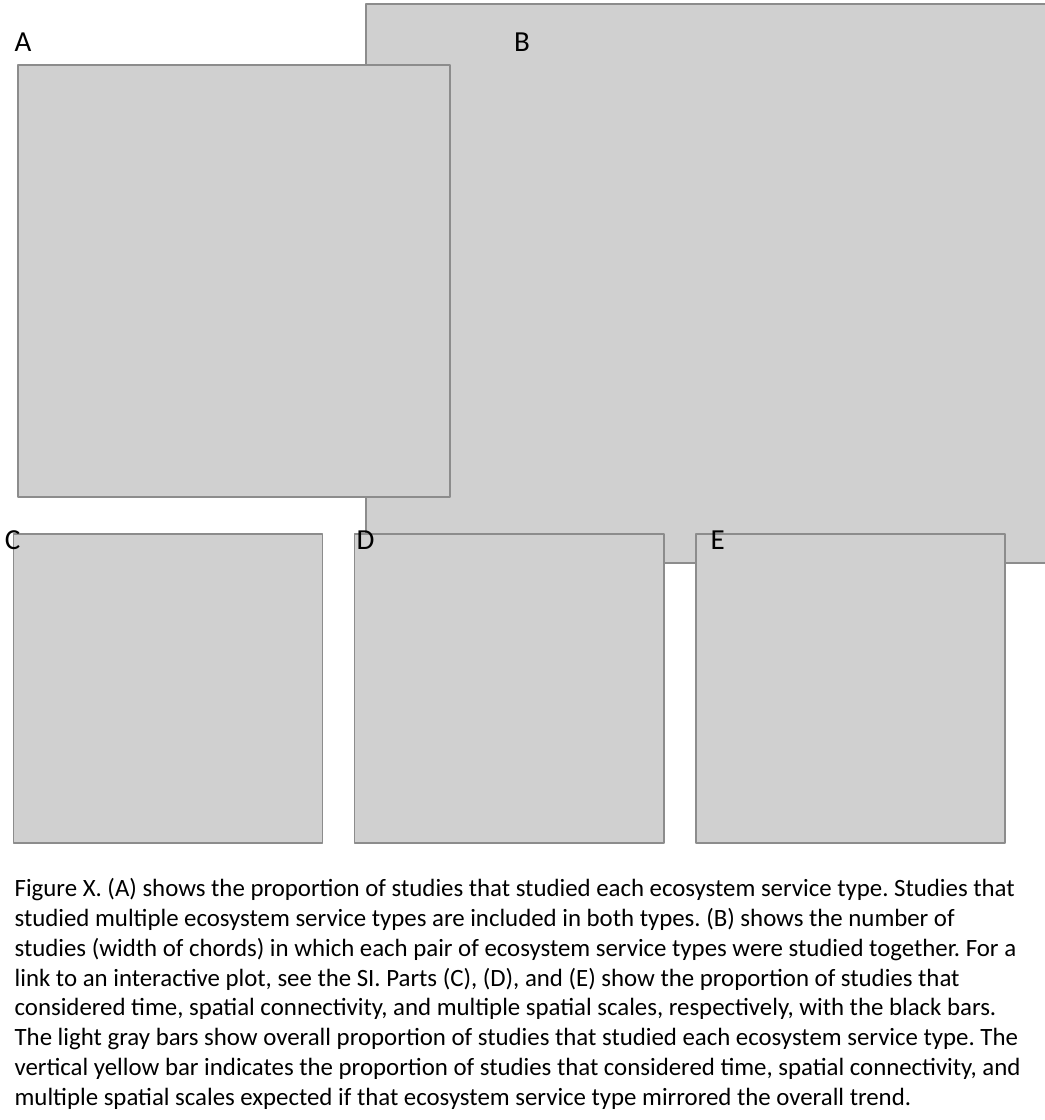
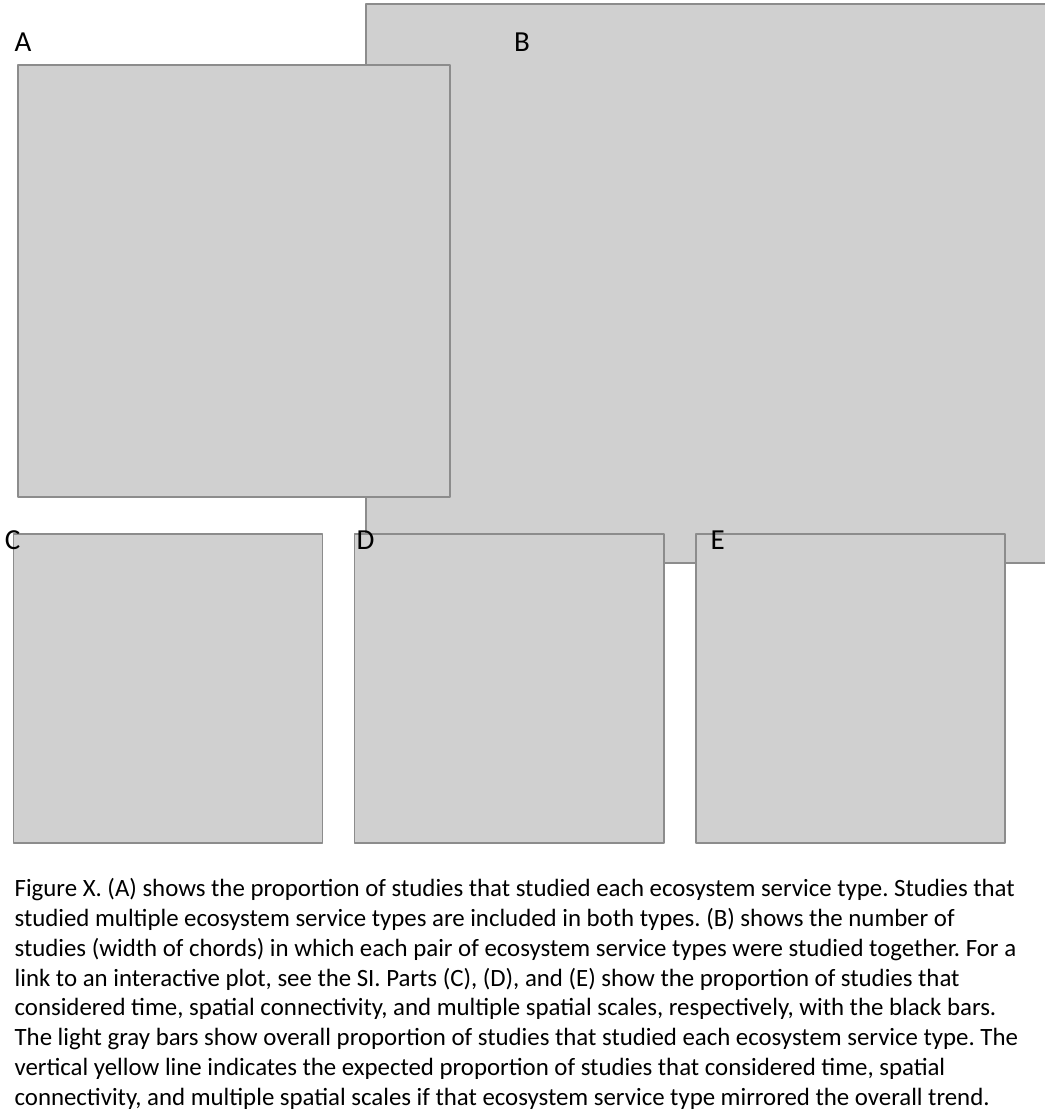
Before and after one commit to caitlintwhite/kremeny_analyses, a slide deck: slide 3 of round2_metareview/analyze_data/final_figs_panels_captions.pptx. Drawn at 1045x1120 pixels with LibreOffice and Linux fonts; fonts in the diff are those of the drawing; grey boxes stand for pictures. Boxes give left, top, right and bottom in pixels: in the first picture for what was removed or moved away, otherwise in the second. Text is boxed around its words. In the diff, an @@ line names an element or a change of style, - is before the commit and + after.

```diff
--- a/round2_metareview/analyze_data/final_figs_panels_captions.pptx
+++ b/round2_metareview/analyze_data/final_figs_panels_captions.pptx
@@ text at <box>15,878,1018,1109</box>: text changed @@
-Figure X. (A) shows the proportion of studies that studied each ecosystem service type. Studies that studied multiple ecosystem service types are included in both types. (B) shows the number of studies (width of chords) in which each pair of ecosystem service types were studied together. For a link to an interactive plot, see the SI. Parts (C), (D), and (E) show the proportion of studies that considered time, spatial connectivity, and multiple spatial scales, respectively, with the black bars. The light gray bars show overall proportion of studies that studied each ecosystem service type. The vertical yellow bar indicates the proportion of studies that considered time, spatial connectivity, and multiple spatial scales expected if that ecosystem service type mirrored the overall trend.
+Figure X. (A) shows the proportion of studies that studied each ecosystem service type. Studies that studied multiple ecosystem service types are included in both types. (B) shows the number of studies (width of chords) in which each pair of ecosystem service types were studied together. For a link to an interactive plot, see the SI. Parts (C), (D), and (E) show the proportion of studies that considered time, spatial connectivity, and multiple spatial scales, respectively, with the black bars. The light gray bars show overall proportion of studies that studied each ecosystem service type. The vertical yellow line indicates the expected proportion of studies that considered time, spatial connectivity, and multiple spatial scales if that ecosystem service type mirrored the overall trend.
```
Also in this commit, not shown: 2 other slides changed.
